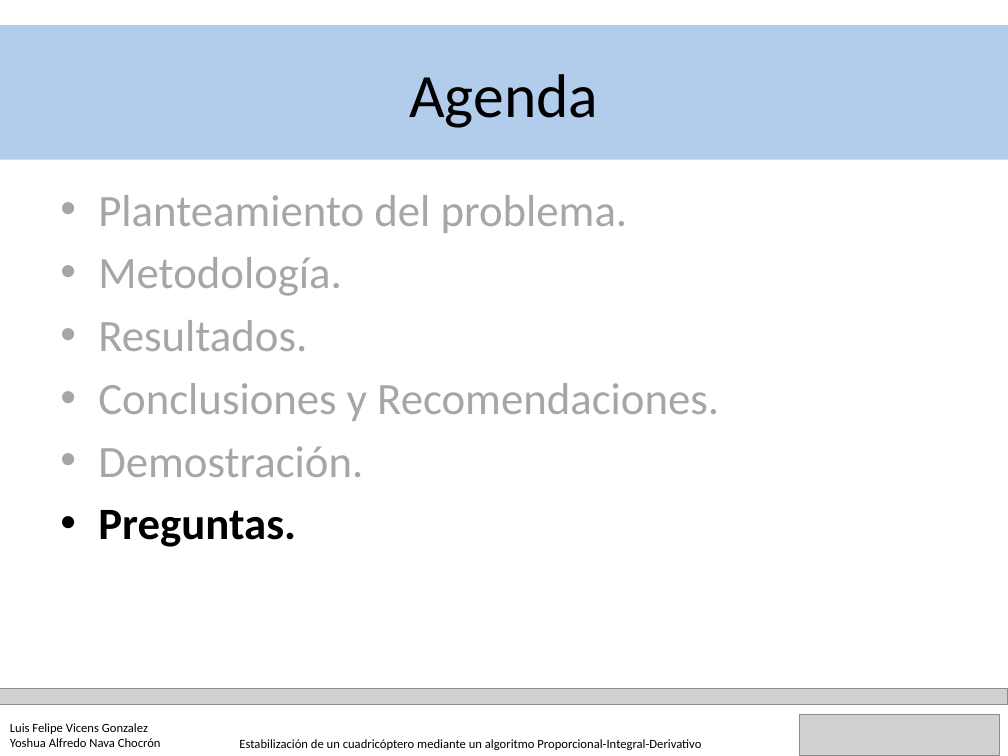
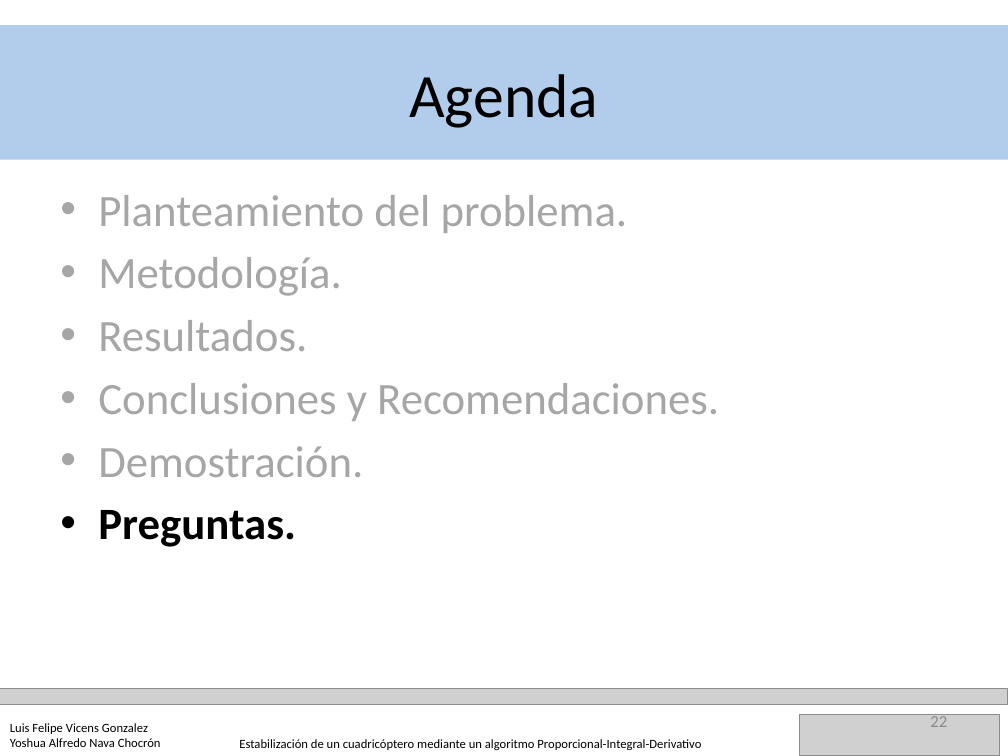
Before and after one commit to YoshuaNava/TesisCuadricoptero, a slide deck: slide 22 of Documento/Defensa TEG animaciones.pptx. Drawn at 1008x756 pixels with LibreOffice and Linux fonts; fonts in the diff are those of the drawing; grey boxes stand for pictures. Boxes give left, top, right and bottom in pixels: in the first picture for what was removed or moved away, otherwise in the second. Text is boxed around its words. In the diff, an @@ line names an element or a change of style, - is before the commit and + after.

```diff
--- a/Documento/Defensa TEG animaciones.pptx
+++ b/Documento/Defensa TEG animaciones.pptx
@@ page number added at [930,714,947,727], 12 pt, text #8C8C8C @@
+22
```
Also in this commit, not shown: 22 other slides changed, 4 other files.
